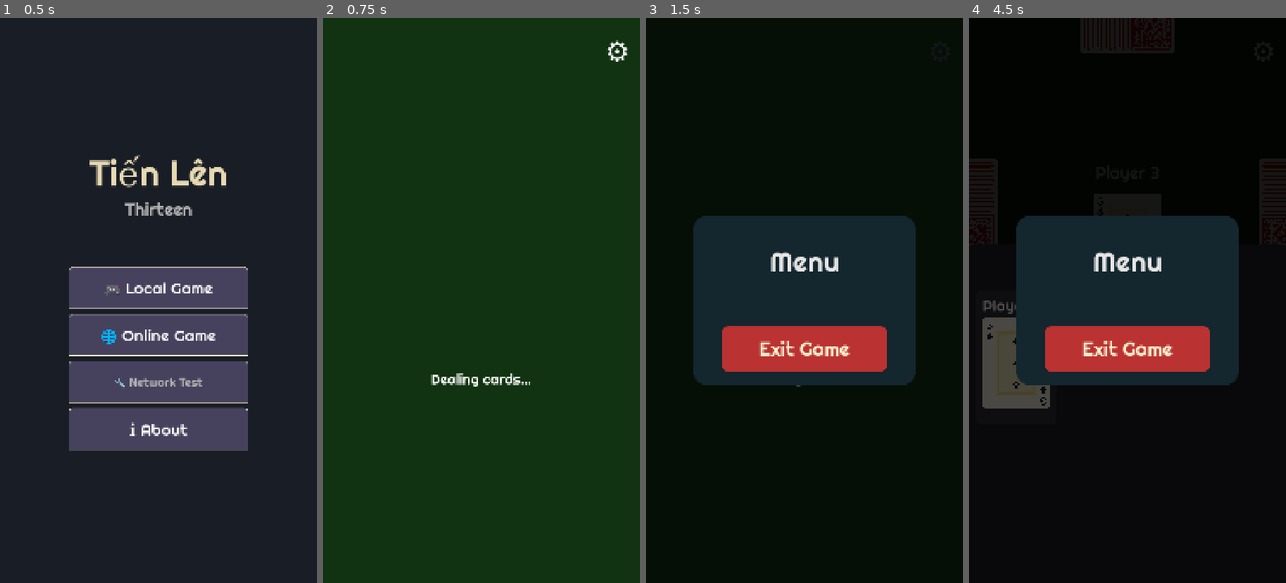
Above: before the commit, frames 1-4 (left to right).
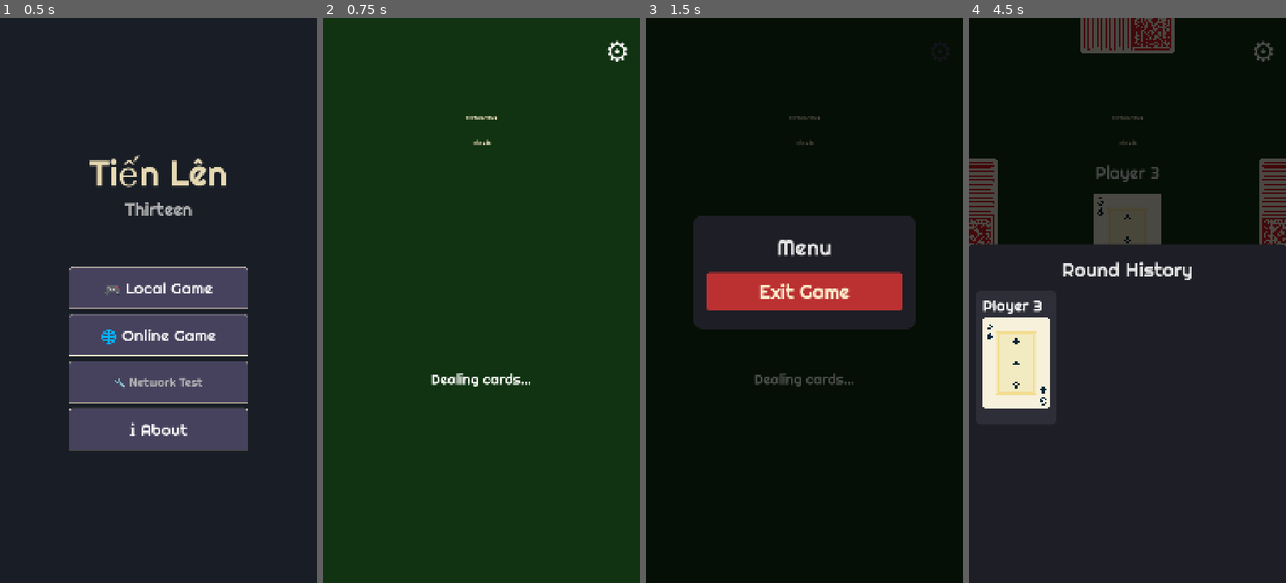
Above: after the commit, the same moments.

Repository: binhrobles/thirteen
Game: Godot game, scene res://scenes/main_menu.tscn
The game is run twice, just before and just after one commit, with the same random seed, the same clock (stepped at 60 frames per second) and the same inputs.
Inputs (mouse positions are in pixels of both pictures, inside the frame that each line leads up to):
- Up to frame 1 (0.5 s): no input
- Up to frame 2 (0.75 s): click "🎮 Local Game" at 0.5 s
- Up to frame 3 (1.5 s): click "⚙" at 1.25 s
- Up to frame 4 (4.5 s): click "⚙" at 2 s; click "⚙" at 2.75 s; drag from (1127, 277) to (1159, 176) at 3.52 s; tap Enter at 4.25 s; drag from (1064, 328) to (1111, 413) at 4.27 s

Frame 1 is identical in both runs. In frame 2, less than 0.1% of the frame differs, in the area x 45-55%, y 17-23%; in frame 3, 12%; in frame 4, 59%, in the area x 0-100%, y 0-100%.

Commit message:
Rewrite in-game menu using mouse_filter pattern
Replace the previous _input() override approach (which had persistent
click-through bugs) with the proven MOUSE_FILTER_STOP pattern used by
PlayHistoryDrawer and GameOverScreen. Wire up menu in both main.gd
and networked_game.gd with Exit Game functionality.

Co-Authored-By: Claude Opus 4.6 <noreply@anthropic.com>

Diff:
--- a/scripts/in_game_menu.gd
+++ b/scripts/in_game_menu.gd
@@ -1,12 +1,13 @@
 class_name InGameMenu
 extends Control
 
-## In-game pause/settings menu overlay
+## In-game menu overlay with Exit button
+## Uses mouse_filter = MOUSE_FILTER_STOP pattern (no _input() override)
 
-signal exit_game_requested()  # Emitted when player wants to exit to main menu
+signal exit_game_requested()
 
 @onready var background: ColorRect
-@onready var menu_panel: Panel
+@onready var menu_panel: PanelContainer
 @onready var exit_button: Button
 
 const SoftRetroTheme := preload("res://assets/themes/soft_retro/soft_retro.tres")
@@ -14,169 +15,97 @@
 
 func _ready() -> void:
 	_setup_ui()
-	hide()  # Hidden by default
+	hide()
 
 
 func _setup_ui() -> void:
-	"""Create the in-game menu UI"""
-	# Apply retro theme for consistent font
+	"""Create the menu overlay UI"""
 	theme = SoftRetroTheme
 
-	# Get viewport for responsive sizing
-	var viewport_size := get_viewport_rect().size
-	var viewport_height := viewport_size.y
-
-	# Full screen overlay - fill entire screen to block all clicks
-	anchor_left = 0.0
-	anchor_top = 0.0
+	# Full screen overlay
 	anchor_right = 1.0
 	anchor_bottom = 1.0
-	offset_left = 0
-	offset_top = 0
-	offset_right = 0
-	offset_bottom = 0
 	mouse_filter = Control.MOUSE_FILTER_STOP
-	z_index = 250  # Render above everything else (including history drawer at 200)
-	z_as_relative = false  # Use absolute z-index
+	z_index = 250
+	z_as_relative = false
 
-	# Semi-transparent background (tap to dismiss) - fills entire screen
+	var viewport_height: float = get_viewport_rect().size.y if is_inside_tree() else 844.0
+
+	# Semi-transparent background (tap to dismiss)
 	background = ColorRect.new()
-	background.anchor_left = 0.0
-	background.anchor_top = 0.0
 	background.anchor_right = 1.0
 	background.anchor_bottom = 1.0
-	background.offset_left = 0
-	background.offset_top = 0
-	background.offset_right = 0
-	background.offset_bottom = 0
 	background.color = Color(0, 0, 0, 0.7)
 	background.mouse_filter = Control.MOUSE_FILTER_STOP
 	background.gui_input.connect(_on_background_input)
 	add_child(background)
 
-	# Menu panel (centered)
-	menu_panel = Panel.new()
+	# Centered menu panel
+	menu_panel = PanelContainer.new()
 	menu_panel.anchor_left = 0.15
 	menu_panel.anchor_right = 0.85
 	menu_panel.anchor_top = 0.35
-	menu_panel.anchor_bottom = 0.65
-	var style_box := StyleBoxFlat.new()
-	style_box.bg_color = Color(0.08, 0.15, 0.18)  # Dark teal to complement green poker table
-	var corner_radius := int(viewport_height * 0.024)  # ~20px on 844px screen
-	style_box.corner_radius_top_left = corner_radius
-	style_box.corner_radius_top_right = corner_radius
-	style_box.corner_radius_bottom_left = corner_radius
-	style_box.corner_radius_bottom_right = corner_radius
-	menu_panel.add_theme_stylebox_override("panel", style_box)
-	menu_panel.mouse_filter = Control.MOUSE_FILTER_STOP  # Block clicks from passing through
+	menu_panel.anchor_bottom = 0.55
+	menu_panel.mouse_filter = Control.MOUSE_FILTER_STOP
+	var panel_style := StyleBoxFlat.new()
+	panel_style.bg_color = Color(0.12, 0.12, 0.15)
+	var corner_radius := int(viewport_height * 0.015)
+	panel_style.corner_radius_top_left = corner_radius
+	panel_style.corner_radius_top_right = corner_radius
+	panel_style.corner_radius_bottom_left = corner_radius
+	panel_style.corner_radius_bottom_right = corner_radius
+	var margin := int(viewport_height * 0.024)
+	panel_style.content_margin_left = margin
+	panel_style.content_margin_right = margin
+	panel_style.content_margin_top = margin
+	panel_style.content_margin_bottom = margin
+	menu_panel.add_theme_stylebox_override("panel", panel_style)
 	add_child(menu_panel)
 
-	# Margin container for padding inside panel
-	var margin := MarginContainer.new()
-	margin.anchor_right = 1.0
-	margin.anchor_bottom = 1.0
-	var margin_size := int(viewport_height * 0.05)  # 5% margin
-	margin.add_theme_constant_override("margin_left", margin_size)
-	margin.add_theme_constant_override("margin_right", margin_size)
-	margin.add_theme_constant_override("margin_top", margin_size)
-	margin.add_theme_constant_override("margin_bottom", margin_size)
-	menu_panel.add_child(margin)
-
-	# Container for menu items
+	# VBox for menu items
 	var vbox := VBoxContainer.new()
-	vbox.size_flags_horizontal = Control.SIZE_EXPAND_FILL
-	vbox.size_flags_vertical = Control.SIZE_EXPAND_FILL
-	vbox.add_theme_constant_override("separation", int(viewport_height * 0.03))  # ~25px spacing
-	margin.add_child(vbox)
+	vbox.alignment = BoxContainer.ALIGNMENT_CENTER
+	vbox.add_theme_constant_override("separation", int(viewport_height * 0.02))
+	menu_panel.add_child(vbox)
 
 	# Title
-	var title_label := Label.new()
-	title_label.text = "Menu"
-	title_label.horizontal_alignment = HORIZONTAL_ALIGNMENT_CENTER
-	title_label.add_theme_font_size_override("font_size", int(viewport_height * 0.05))  # ~42px on 844px screen
-	title_label.add_theme_color_override("font_color", Color(0.9, 0.9, 0.9))
-	vbox.add_child(title_label)
+	var title := Label.new()
+	title.text = "Menu"
+	title.horizontal_alignment = HORIZONTAL_ALIGNMENT_CENTER
+	title.add_theme_font_size_override("font_size", int(viewport_height * 0.04))
+	title.add_theme_color_override("font_color", Color(0.9, 0.9, 0.9))
+	vbox.add_child(title)
 
-	# Spacer
-	var spacer := Control.new()
-	spacer.custom_minimum_size = Vector2(0, int(viewport_height * 0.024))
-	vbox.add_child(spacer)
-
-	# Exit Game button (red)
+	# Exit button (red)
 	exit_button = Button.new()
 	exit_button.text = "Exit Game"
-	exit_button.custom_minimum_size = Vector2(0, int(viewport_height * 0.08))  # ~70px on 844px screen
-	exit_button.size_flags_horizontal = Control.SIZE_EXPAND_FILL  # Fill width
-	exit_button.mouse_filter = Control.MOUSE_FILTER_STOP  # Ensure button captures all clicks
-	exit_button.add_theme_font_size_override("font_size", int(viewport_height * 0.035))  # ~30px on 844px screen
-
-	# Red button style
+	exit_button.add_theme_font_size_override("font_size", int(viewport_height * 0.035))
 	var exit_style := StyleBoxFlat.new()
-	exit_style.bg_color = Color(0.8, 0.2, 0.2, 0.9)  # Red
-	var button_radius := int(viewport_height * 0.012)  # ~10px on 844px screen
-	exit_style.corner_radius_top_left = button_radius
-	exit_style.corner_radius_top_right = button_radius
-	exit_style.corner_radius_bottom_left = button_radius
-	exit_style.corner_radius_bottom_right = button_radius
+	exit_style.bg_color = Color(0.8, 0.2, 0.2, 0.9)
+	exit_style.corner_radius_top_left = 8
+	exit_style.corner_radius_top_right = 8
+	exit_style.corner_radius_bottom_left = 8
+	exit_style.corner_radius_bottom_right = 8
+	exit_style.content_margin_top = int(viewport_height * 0.012)
+	exit_style.content_margin_bottom = int(viewport_height * 0.012)
 	exit_button.add_theme_stylebox_override("normal", exit_style)
-
-	# Darker red hover style
-	var exit_hover_style := StyleBoxFlat.new()
-	exit_hover_style.bg_color = Color(0.9, 0.3, 0.3, 0.9)
-	exit_hover_style.corner_radius_top_left = button_radius
-	exit_hover_style.corner_radius_top_right = button_radius
-	exit_hover_style.corner_radius_bottom_left = button_radius
-	exit_hover_style.corner_radius_bottom_right = button_radius
-	exit_button.add_theme_stylebox_override("hover", exit_hover_style)
-
-	exit_button.pressed.connect(_on_exit_button_pressed)
+	exit_button.pressed.connect(_on_exit_pressed)
 	vbox.add_child(exit_button)
 
 
-func _input(event: InputEvent) -> void:
-	"""Capture ALL input events when menu is visible to prevent click-through"""
-	if not visible:
-		return
-
-	# For mouse/touch events, check if they're inside the menu panel
-	if event is InputEventMouseButton or event is InputEventScreenTouch:
-		var mouse_pos = get_viewport().get_mouse_position()
-
-		# If click is inside the menu panel, let it through to UI elements
-		if menu_panel and menu_panel.get_global_rect().has_point(mouse_pos):
-			return  # Don't consume - let the button handle it
-
-		# Click is outside panel - consume it and dismiss menu
-		get_viewport().set_input_as_handled()
-		if event is InputEventMouseButton and event.pressed and event.button_index == MOUSE_BUTTON_LEFT:
-			_dismiss()
-	else:
-		# For non-mouse events (keyboard, etc), consume everything
-		get_viewport().set_input_as_handled()
-
-
 func show_menu() -> void:
-	"""Display the in-game menu"""
+	"""Show the menu overlay"""
 	show()
 
 
 func _on_background_input(event: InputEvent) -> void:
-	"""Handle tap on background to dismiss and block all input"""
-	# ALWAYS consume events to prevent click-through
-	accept_event()
-
-	# Dismiss menu on left click
+	"""Handle tap on background to dismiss"""
 	if event is InputEventMouseButton and event.pressed and event.button_index == MOUSE_BUTTON_LEFT:
-		_dismiss()
+		accept_event()
+		hide()
 
 
-func _dismiss() -> void:
-	"""Close the menu"""
+func _on_exit_pressed() -> void:
+	"""Handle exit button press"""
+	exit_game_requested.emit()
 	hide()
-
-
-func _on_exit_button_pressed() -> void:
-	"""Handle exit button press"""
-	# Hide first to prevent click-through, then emit signal
-	hide()
-	exit_game_requested.emit()
--- a/scripts/main.gd
+++ b/scripts/main.gd
@@ -11,8 +11,6 @@
 @onready var play_button: Button = $PlayButton
 @onready var pass_button: Button = $PassButton
 @onready var menu_button: Button = $MenuButton
-@onready var title_label: Label = $Title
-@onready var subtitle_label: Label = $Subtitle
 
 var game_state
 var turn_manager
@@ -34,16 +32,6 @@
 	"""Configure buttons and labels for mobile with responsive sizing"""
 	var viewport_size := get_viewport_rect().size
 	var button_font_size := int(viewport_size.y * 0.03)  # 3% of viewport height
-
-	# Configure title labels to be larger and more visible
-	var title_font_size := int(viewport_size.y * 0.05)  # 5% of viewport height
-	var subtitle_font_size := int(viewport_size.y * 0.035)  # 3.5% of viewport height
-	title_label.add_theme_font_size_override("font_size", title_font_size)
-	subtitle_label.add_theme_font_size_override("font_size", subtitle_font_size)
-
-	# Hide title/subtitle when game starts (they'll be hidden by UI anyway)
-	title_label.visible = false
-	subtitle_label.visible = false
 
 	# Position buttons between play area (ends at ~47%) and player hand (starts at 82%)
 	# Buttons go from 58% to 66% of screen height
@@ -126,19 +114,19 @@
 
 func _create_persistent_ui() -> void:
 	"""Create UI elements that persist across games"""
+	# Create play history drawer
+	play_history_drawer = PlayHistoryDrawerScript.new()
+	add_child(play_history_drawer)
+
+	# Create game over screen
+	game_over_screen = GameOverScreenScript.new()
+	add_child(game_over_screen)
+	game_over_screen.new_game_requested.connect(_on_new_game_requested)
+
 	# Create in-game menu
 	in_game_menu = InGameMenuScript.new()
 	add_child(in_game_menu)
 	in_game_menu.exit_game_requested.connect(_on_exit_game_requested)
-
-	# Create play history drawer
-	play_history_drawer = PlayHistoryDrawerScript.new()
-	add_child(play_history_drawer)
-
-	# Create game over screen
-	game_over_screen = GameOverScreenScript.new()
-	add_child(game_over_screen)
-	game_over_screen.new_game_requested.connect(_on_new_game_requested)
 
 
 func _initialize_game() -> void:
@@ -332,11 +320,8 @@
 
 
 func _on_menu_button_pressed() -> void:
-	"""Show in-game menu when cog button is pressed"""
 	in_game_menu.show_menu()
 
 
 func _on_exit_game_requested() -> void:
-	"""Handle exit game request from in-game menu"""
-	print("Exiting game, returning to main menu")
 	get_tree().change_scene_to_file("res://scenes/main_menu.tscn")
--- a/scripts/networked_game.gd
+++ b/scripts/networked_game.gd
@@ -8,7 +8,6 @@
 const OpponentHandScript := preload("res://scripts/opponent_hand.gd")
 const CardScript := preload("res://scripts/card.gd")
 const InGameMenuScript := preload("res://scripts/in_game_menu.gd")
-
 @onready var play_button: Button = $PlayButton
 @onready var pass_button: Button = $PassButton
 @onready var menu_button: Button = $MenuButton
@@ -55,8 +54,12 @@
 
 	# Setup UI
 	_setup_buttons()
-	_create_persistent_ui()
 	_setup_game_ui()
+
+	# Create in-game menu
+	in_game_menu = InGameMenuScript.new()
+	add_child(in_game_menu)
+	in_game_menu.exit_game_requested.connect(_on_exit_game_requested)
 
 	# Update turn indicator
 	_update_turn_display()
@@ -147,14 +150,6 @@
 	menu_button.pressed.connect(_on_menu_button_pressed)
 
 
-func _create_persistent_ui() -> void:
-	"""Create UI elements that persist across the session"""
-	# Create in-game menu
-	in_game_menu = InGameMenuScript.new()
-	add_child(in_game_menu)
-	in_game_menu.exit_game_requested.connect(_on_exit_game_requested)
-
-
 func _setup_game_ui() -> void:
 	# Create play area
 	play_area_ui = PlayAreaScene.instantiate()
@@ -355,14 +350,9 @@
 
 
 func _on_menu_button_pressed() -> void:
-	"""Show in-game menu when cog button is pressed"""
 	in_game_menu.show_menu()
 
 
 func _on_exit_game_requested() -> void:
-	"""Handle exit game request from in-game menu"""
-	print("Exiting game, returning to main menu")
-	# Disconnect from WebSocket if connected
-	if WebSocketClient:
-		WebSocketClient.disconnect_from_server()
+	WebSocketClient.disconnect_from_server()
 	get_tree().change_scene_to_file("res://scenes/main_menu.tscn")
